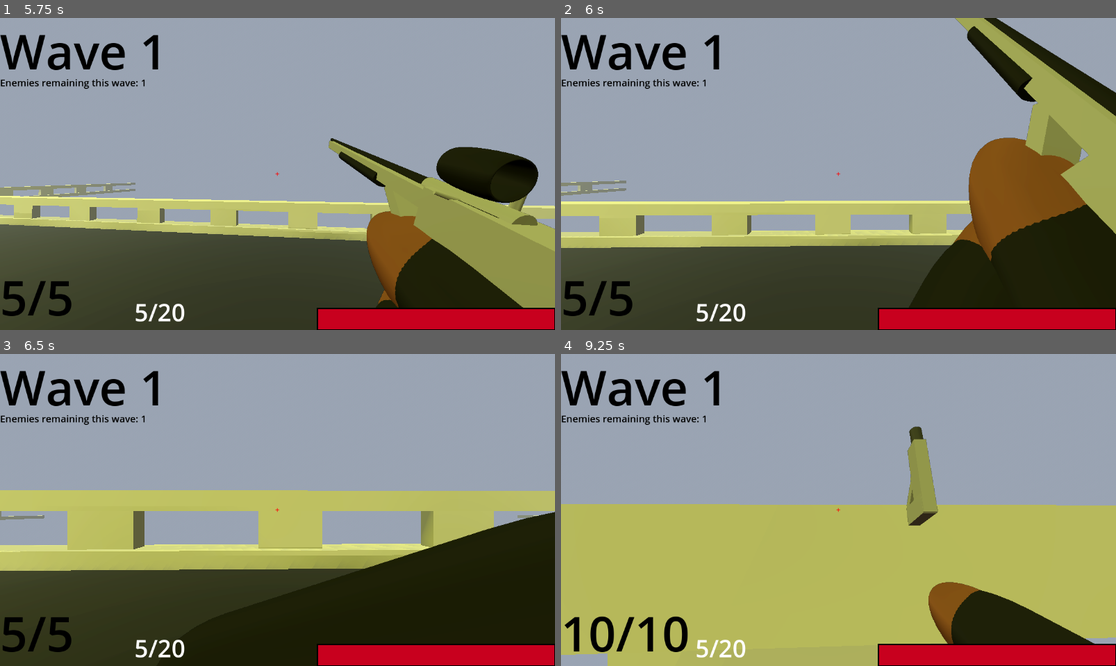
Above: before the commit, frames 1-4 (two rows, left to right).
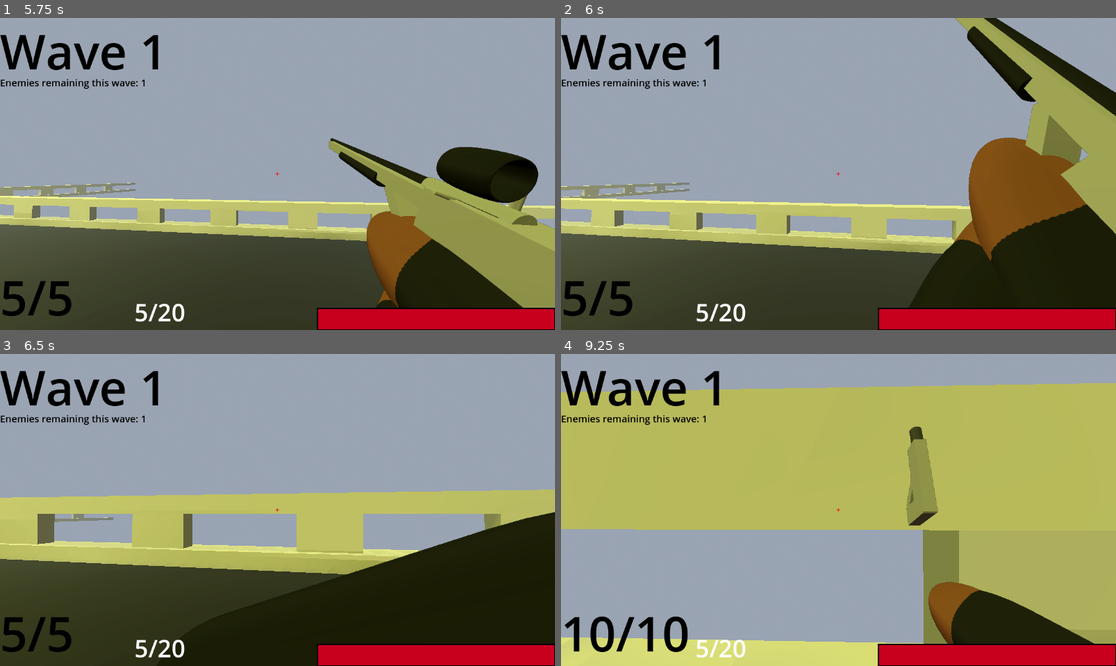
Above: after the commit, the same moments.

Repository: DylanFrenzy/The-Trials-and-Tribulations-of-Tim-Cheese
Game: Godot game, scene res://scenes/hud/start_screen.tscn
Two runs of this game, one before a commit and one after it. Both use one fixed random seed, a clock stepped at 60 frames per second and the inputs below. Sound files missing from this copy of the repository are replaced by a short silence.
Inputs (mouse positions are in pixels of both pictures, inside the frame that each line leads up to):
- Up to frame 1 (5.75 s): click "Start" at 0.5 s; move the mouse to (305, 174) at 1.27 s; hold Mouse wheel up (change_weapon_scroll) 1.28-2.03 s; hold W (move_forward) from 1.28 s (still down); tap Space (jump) at 1.52, 2.27, 3.77, 4.52, 5.27 s; move the mouse to (249, 174) at 2.02 s; tap 1 (pistol_switch) at 2.1 s; move the mouse to (288, 167) at 2.77 s; press the mouse at (288, 167) at 2.78 s; move the mouse to (271, 180) at 3.52 s; release the mouse at (271, 180) at 3.53 s; tap 2 (sniper_switch) at 3.6 s; move the mouse to (316, 177) at 4.27 s; hold Right mouse button (zoom) 4.28-5.03 s; tap R (reload) at 4.9 s; move the mouse to (233, 170) at 5.02 s; tap Mouse wheel up (change_weapon_scroll) at 5.1 s; tap Escape (ui_cancel) at 5.65 s
- Up to frame 2 (6 s): keep holding W (move_forward); move the mouse to (844, 174) at 5.77 s; hold 1 (pistol_switch) from 5.78 s (still down)
- Up to frame 3 (6.5 s): keep holding W (move_forward); keep holding 1 (pistol_switch)
- Up to frame 4 (9.25 s): move the mouse to (816, 503) at 6.52 s; release W (move_forward) at 6.53 s; release 1 (pistol_switch) at 6.53 s; hold D (move_right) 6.53-7.28 s; click (816, 503) at 6.6 s; tap Space (jump) at 6.77, 7.52, 8.27 s; move the mouse to (866, 510) at 7.27 s; hold 2 (sniper_switch) 7.28-8.03 s; hold W (move_forward) from 7.28 s (still down); move the mouse to (810, 510) at 8.02 s; right-click (810, 510) at 8.1 s; move the mouse to (849, 503) at 8.77 s; hold Mouse wheel up (change_weapon_scroll) from 8.78 s (still down)

Frame 1 is identical in both runs. In frame 2, 7.5% of the frame differs, in the area x 0-100%, y 14-76%; in frame 3, 10%; in frame 4, 65%, in the area x 0-100%, y 9-100%.

Commit message:
mouse mode fix

Diff:
--- a/3d-project/scripts/character_body_3d.gd
+++ b/3d-project/scripts/character_body_3d.gd
@@ -51,7 +51,12 @@
 	health_bar.value = health;
 
 func _input(event):
-	if event is InputEventMouseMotion:
+	if event is InputEventMouseButton:
+		Input.set_mouse_mode(Input.MOUSE_MODE_CAPTURED)
+	elif event.is_action_pressed("ui_cancel"):
+		Input.set_mouse_mode(Input.MOUSE_MODE_VISIBLE)
+
+	if event is InputEventMouseMotion && Input.get_mouse_mode() == Input.MOUSE_MODE_CAPTURED:
 		rotate_y(deg_to_rad(-event.relative.x * mouse_sensitivity))
 		camera.rotate_x(deg_to_rad(-event.relative.y * mouse_sensitivity))
 		camera.rotation.x = clamp(camera.rotation.x, deg_to_rad(-90), deg_to_rad(90))
--- a/3d-project/scripts/death_screen.gd
+++ b/3d-project/scripts/death_screen.gd
@@ -4,6 +4,7 @@
 var wave_count;
 
 func _ready():
+	Input.set_mouse_mode(Input.MOUSE_MODE_VISIBLE)
 	button.text = "You Died At Wave " + str(wave_count)
 	get_tree().create_timer(4).timeout.connect(restart)
 
